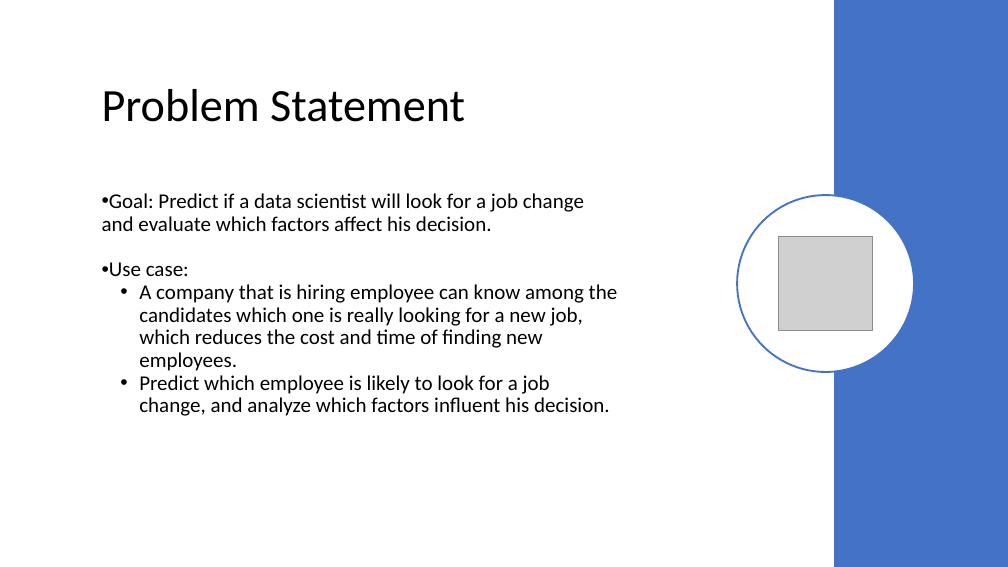
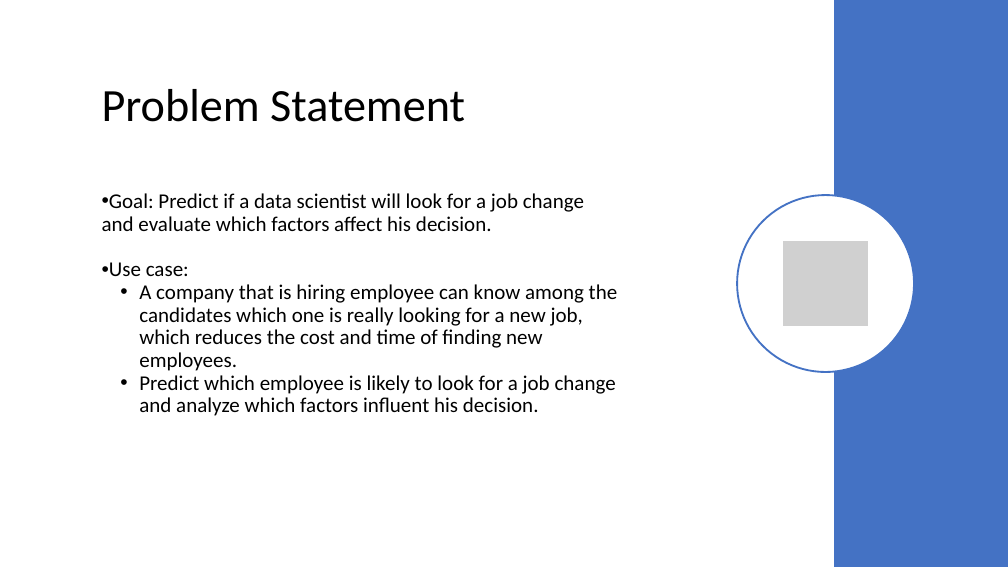
Before and after one commit to scinerd68/JobChangePrediction, a slide deck: slide 3 of Team3 ML Slides.pptx. Drawn at 1008x567 pixels with LibreOffice and Linux fonts; fonts in the diff are those of the drawing; grey boxes stand for pictures. Boxes give left, top, right and bottom in pixels: in the first picture for what was removed or moved away, otherwise in the second. Text is boxed around its words. In the diff, an @@ line names an element or a change of style, - is before the commit and + after.

Commit message:
update slides

```diff
--- a/Team3 ML Slides.pptx
+++ b/Team3 ML Slides.pptx
@@ picture: place and size @@
-picture at (779,236,873,330)
+picture at (783,240,869,327)
@@ text at (139,375,616,416): text changed @@
-  • Predict which employee is likely to look for a job change, and analyze which factors influent his decision.
+  • Predict which employee is likely to look for a job change and analyze which factors influent his decision.
```
Also in this commit, not shown: 5 other slides changed, 1 slide added, 3 slides removed.
